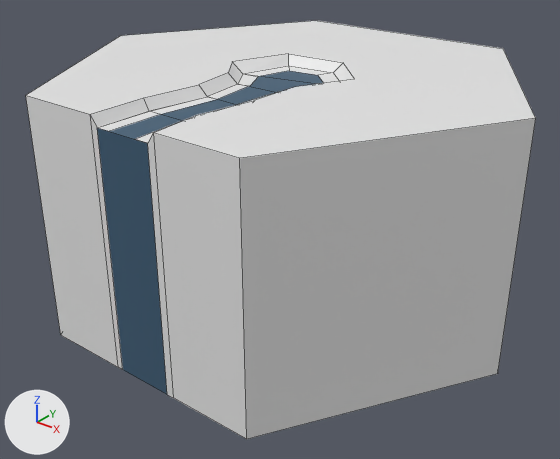
What one commit did to the Blender file SourceAssets/Tiles/Hexagons0-3/Hexagon0-3.blend.
Camera for both pictures: a 50 mm camera at (9.3, -11.93, 3.83) aimed at (0.1, -0.43, -3.3). The axes (+X, +Y, +Z) are drawn at lower left. The lights are the same throughout. The picture after the commit comes second. Mesh edges are drawn as thin lines. The same objects are shown in both versions, whatever each file hides.

In view in the first picture: 'Hex_1.001'.
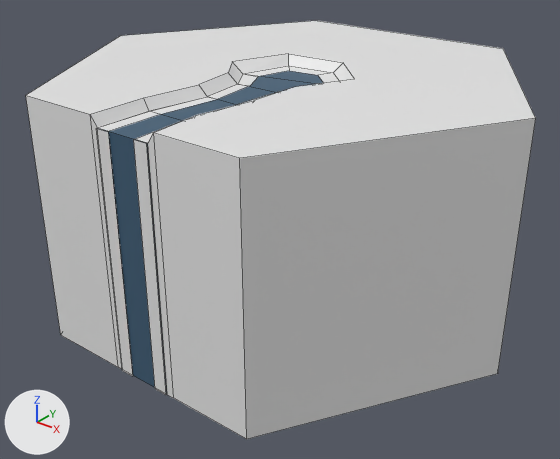
Pixel boxes (x1, y1, x2, y2) of what changed, in the pictures (560 x 459 px):
part 1 of me_cylinder_009, added
    after: (96, 128, 166, 395)

What the commit changed:
me_cylinder_009 is used by ob_hex_1_001; location (0.0, 0.0, 0.0).
Verts and faces of me_cylinder_009; kept vertices keep their numbers, new ones are numbered from 64.
me_cylinder_009 had 64 vertices, 38 faces and spanned x -5.0..5.0, y -4.33..4.33, z -5.0..0.0.
me_cylinder_009 now has 72 vertices, 40 faces and spans x -5.0..5.0, y -4.35..4.33, z -5.0..0.0.
Part 1, on me_cylinder_009:
New vertex 64 is at (-0.6, -4.35, -5.0), pixel (122, 370).
New vertex 65 is at (-0.6, -4.35, -0.2), pixel (96, 128).
New vertex 66 is at (0.3, -4.35, -0.2), pixel (133, 139).
New vertex 67 is at (0.3, -4.35, -5.0), pixel (154, 388).
New vertices 68 to 71 stand at vertices 64 to 67, in that order, plus (0.3, 0.0, 0.0).
New faces: (64, 68, 69, 65), (66, 67, 71, 70) (mat_waterlines (white #e7e7e7)).
